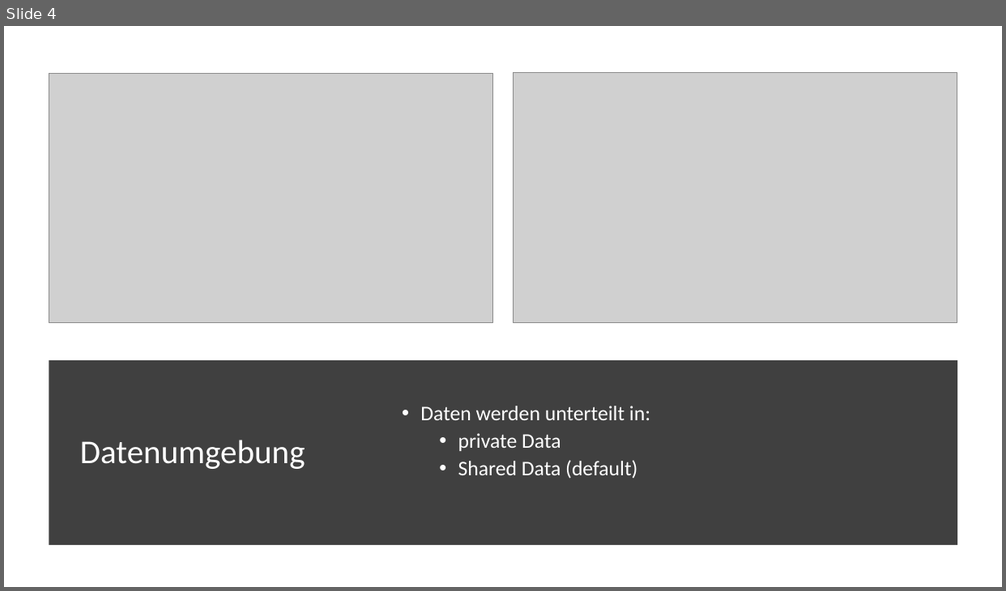
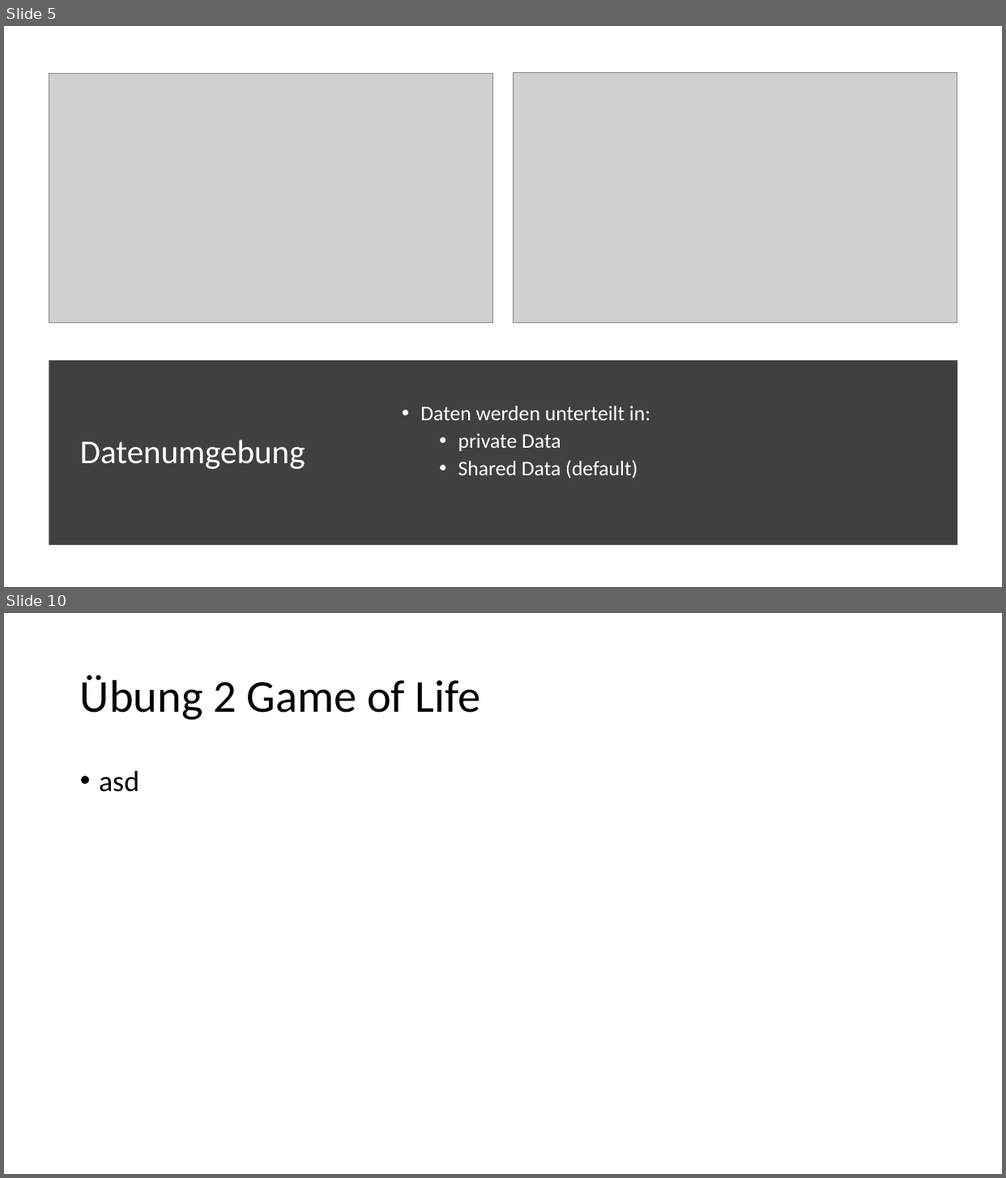
Before and after one commit to dyeske61283/ASE_OpenMP, a slide deck: OpenMP_Folien.pptx. Shown one above the other, each under a label of ours: slide 4 before the commit, slides 5 and 10 after it; the slides between them are not shown. The pictures are 1006x591 and 1006x1178 pixels, drawn with LibreOffice and Linux fonts; fonts in the diff are those of the drawing; grey boxes stand for pictures. Boxes give left, top, right and bottom in pixels: in the first picture for what was removed or moved away, otherwise in the second. Text is boxed around its words. In the diff, an @@ line names an element or a change of style, - is before the commit and + after.

Commit message:
Übungsblatt, präsi

```diff
--- a/OpenMP_Folien.pptx
+++ b/OpenMP_Folien.pptx
@@ slide 10 added at (4,613,1002,1174), background #FFFFFF @@
@@ title added at (80,675,481,720), 44 pt, text #000000 @@
+Übung 2 Game of Life
@@ text added at (99,771,139,792), 28 pt, text #000000 @@
+• asd
@@ what was slide 4 is now slide 5 @@
```
Also in this commit, not shown: 6 other slides added, 4 other files.
